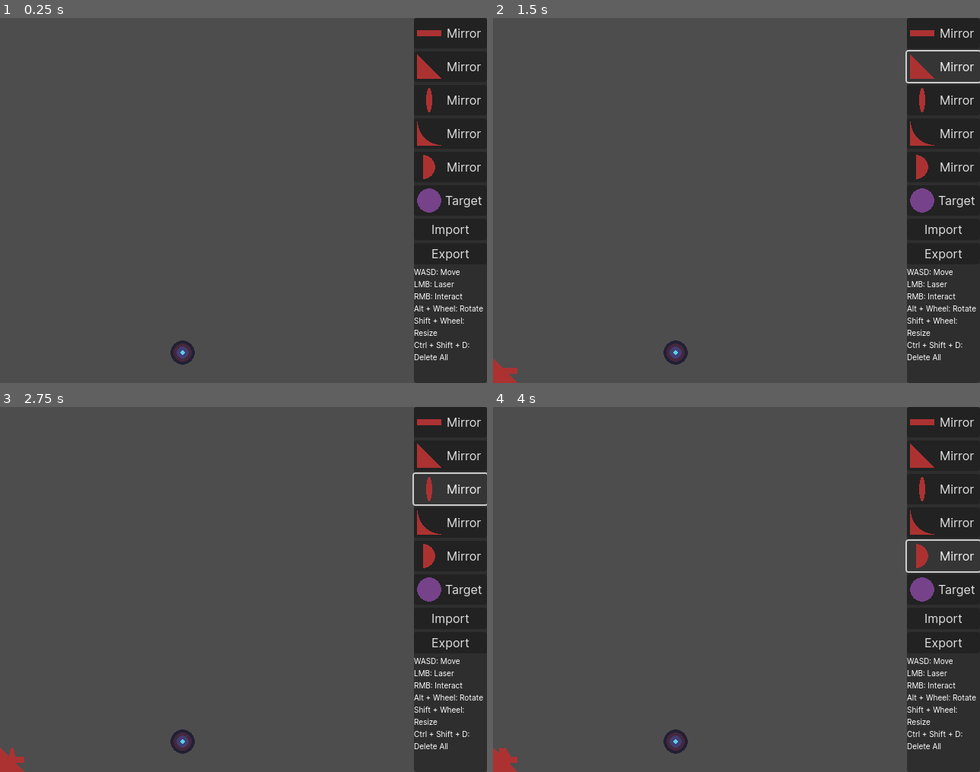
Above: before the commit, frames 1-4 (two rows, left to right).
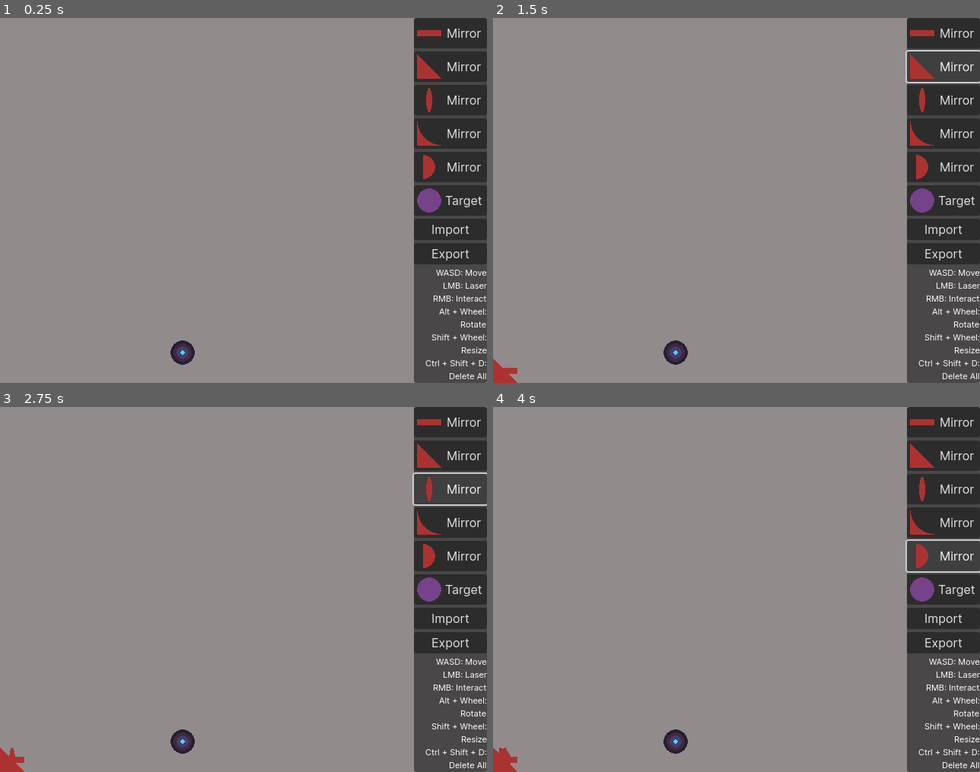
Above: after the commit, the same moments.

Repository: WildPX/mirrors_project
Game: Godot game, scene res://Objects/world.tscn
The game is run twice, just before and just after one commit, with the same random seed, the same clock (stepped at 60 frames per second) and the same inputs.
Inputs:
- Up to frame 1 (0.25 s): no input
- Up to frame 2 (1.5 s): click "Mirror" at 0.5 s; click "Mirror" at 1.25 s
- Up to frame 3 (2.75 s): click "Mirror" at 2 s
- Up to frame 4 (4 s): click "Mirror" at 2.75 s; click "Mirror" at 3.5 s

The runs differ from the first frame. In frame 1, 90% of the frame differs, in the area x 0-100%, y 0-100%; in frame 2, 90%; in frame 3, 90%; in frame 4, 90%.

Commit message:
added sounds

Diff:
--- a/Objects/laser.tscn
+++ b/Objects/laser.tscn
@@ -1,6 +1,7 @@
-[gd_scene load_steps=2 format=3 uid="uid://bxh0gw4k2eyim"]
+[gd_scene load_steps=3 format=3 uid="uid://bxh0gw4k2eyim"]
 
 [ext_resource type="Script" path="res://Scripts/Laser.gd" id="1_mg8wg"]
+[ext_resource type="AudioStream" uid="uid://do4rwhw7m7w40" path="res://SFX/laserLarge_001.ogg" id="2_6cdw8"]
 
 [node name="Laser" type="Node2D"]
 script = ExtResource("1_mg8wg")
@@ -11,3 +12,7 @@
 
 [node name="RayCast2D" type="RayCast2D" parent="."]
 collide_with_areas = true
+
+[node name="Shoot" type="AudioStreamPlayer2D" parent="."]
+stream = ExtResource("2_6cdw8")
+volume_db = -2.0
--- a/Objects/objects.tscn
+++ b/Objects/objects.tscn
@@ -9,6 +9,9 @@
 [ext_resource type="Texture2D" uid="uid://bj1kuf5wjh2vx" path="res://Art/mirror3.png" id="5_7f4ig"]
 [ext_resource type="Texture2D" uid="uid://b2hnepof4k12b" path="res://Art/target1.png" id="7_rsexx"]
 [ext_resource type="Script" path="res://Scripts/FileMessage.gd" id="9_2mevg"]
+[ext_resource type="AudioStream" uid="uid://c4ub5l3nvuk12" path="res://SFX/tick_002.ogg" id="10_p64u1"]
+[ext_resource type="Script" path="res://Scripts/Hover.gd" id="11_4i0g4"]
+[ext_resource type="AudioStream" uid="uid://cawewqu8apo48" path="res://SFX/toggle_001.ogg" id="12_eibyp"]
 
 [sub_resource type="Theme" id="Theme_5oflf"]
 default_font = ExtResource("1_7w5k4")
@@ -82,27 +85,29 @@
 text = "Export"
 
 [node name="Label" type="Label" parent="SpawnObjects/VBoxContainer"]
+custom_minimum_size = Vector2(96, 100)
 layout_mode = 2
-theme_override_font_sizes/font_size = 10
+theme_override_font_sizes/font_size = 11
 text = "WASD: Move
 LMB: Laser
 RMB: Interact
 Alt + Wheel: Rotate
 Shift + Wheel: Resize
 Ctrl + Shift + D: Delete All"
+horizontal_alignment = 2
 vertical_alignment = 1
 autowrap_mode = 3
 
 [node name="SaveFile" type="FileDialog" parent="."]
 title = "Save Configuration"
-position = Vector2i(50, 50)
-size = Vector2i(392, 300)
+position = Vector2i(20, 50)
+size = Vector2i(500, 300)
 filters = PackedStringArray("*.txt ; Configuration")
 
 [node name="OpenFile" type="FileDialog" parent="."]
 title = "Open a File"
-position = Vector2i(50, 50)
-size = Vector2i(392, 300)
+position = Vector2i(20, 50)
+size = Vector2i(500, 300)
 ok_button_text = "Open"
 file_mode = 0
 access = 2
@@ -123,14 +128,37 @@
 autowrap_mode = 3
 script = ExtResource("9_2mevg")
 
+[node name="Hover" type="AudioStreamPlayer2D" parent="."]
+stream = ExtResource("10_p64u1")
+volume_db = -2.0
+script = ExtResource("11_4i0g4")
+
+[node name="Click" type="AudioStreamPlayer2D" parent="."]
+stream = ExtResource("12_eibyp")
+volume_db = -2.0
+
 [connection signal="button_down" from="SpawnObjects/VBoxContainer/MirrorHor" to="." method="_on_mirror_hor_button_down"]
+[connection signal="mouse_entered" from="SpawnObjects/VBoxContainer/MirrorHor" to="Hover" method="_on_hover"]
+[connection signal="mouse_exited" from="SpawnObjects/VBoxContainer/MirrorHor" to="." method="_enable_shooting_on_mouse_exit"]
 [connection signal="button_down" from="SpawnObjects/VBoxContainer/MirrorLB" to="." method="_on_mirror_lb_button_down"]
+[connection signal="mouse_entered" from="SpawnObjects/VBoxContainer/MirrorLB" to="Hover" method="_on_hover"]
+[connection signal="mouse_exited" from="SpawnObjects/VBoxContainer/MirrorLB" to="." method="_enable_shooting_on_mouse_exit"]
 [connection signal="button_down" from="SpawnObjects/VBoxContainer/Mirror1" to="." method="_on_mirror_1_button_down"]
+[connection signal="mouse_entered" from="SpawnObjects/VBoxContainer/Mirror1" to="Hover" method="_on_hover"]
+[connection signal="mouse_exited" from="SpawnObjects/VBoxContainer/Mirror1" to="." method="_enable_shooting_on_mouse_exit"]
 [connection signal="button_down" from="SpawnObjects/VBoxContainer/Mirror2" to="." method="_on_mirror_2_button_down"]
+[connection signal="mouse_entered" from="SpawnObjects/VBoxContainer/Mirror2" to="Hover" method="_on_hover"]
+[connection signal="mouse_exited" from="SpawnObjects/VBoxContainer/Mirror2" to="." method="_enable_shooting_on_mouse_exit"]
 [connection signal="button_down" from="SpawnObjects/VBoxContainer/Mirror3" to="." method="_on_mirror_3_button_down"]
+[connection signal="mouse_entered" from="SpawnObjects/VBoxContainer/Mirror3" to="Hover" method="_on_hover"]
+[connection signal="mouse_exited" from="SpawnObjects/VBoxContainer/Mirror3" to="." method="_enable_shooting_on_mouse_exit"]
 [connection signal="button_down" from="SpawnObjects/VBoxContainer/Target" to="." method="_on_target_button_down"]
+[connection signal="mouse_entered" from="SpawnObjects/VBoxContainer/Target" to="Hover" method="_on_hover"]
+[connection signal="mouse_exited" from="SpawnObjects/VBoxContainer/Target" to="." method="_enable_shooting_on_mouse_exit"]
 [connection signal="button_down" from="SpawnObjects/VBoxContainer/Import" to="." method="_on_import_button_down"]
+[connection signal="mouse_entered" from="SpawnObjects/VBoxContainer/Import" to="Hover" method="_on_hover"]
 [connection signal="button_down" from="SpawnObjects/VBoxContainer/Export" to="." method="_on_export_button_down"]
+[connection signal="mouse_entered" from="SpawnObjects/VBoxContainer/Export" to="Hover" method="_on_hover"]
 [connection signal="canceled" from="SaveFile" to="." method="_on_save_file_canceled"]
 [connection signal="confirmed" from="SaveFile" to="." method="_on_save_file_confirmed"]
 [connection signal="file_selected" from="SaveFile" to="." method="_on_save_file_file_selected"]
--- /dev/null
+++ b/Scripts/Hover.gd
@@ -0,0 +1,5 @@
+extends AudioStreamPlayer2D
+
+func _on_hover():
+	Global.can_shoot_laser = false
+	self.play()
--- a/Scripts/Laser.gd
+++ b/Scripts/Laser.gd
@@ -3,12 +3,15 @@
 
 @onready var raycast = $RayCast2D
 @onready var line = $Line2D
+@onready var sfx = $Shoot
 
 @export var raycast_length := 2000
 const MAX_BOUNCES := 5
 
 func _process(delta):
 	line.clear_points()
+	if Input.is_action_just_pressed('shoot_laser') and Global.can_shoot_laser:
+		sfx.play()
 	if Input.is_action_pressed("shoot_laser") and Global.can_shoot_laser:
 		line.add_point(Vector2.ZERO)
 
--- a/Scripts/Objects.gd
+++ b/Scripts/Objects.gd
@@ -6,6 +6,7 @@
 @onready var open_file := $OpenFile
 @onready var save_file := $SaveFile
 @onready var message := $FileMessage
+@onready var click := $Click
 
 var objects: Array[PackedScene]
 
@@ -82,35 +83,43 @@
 
 
 func _on_mirror_hor_button_down():
+	click.play()
 	_instantiate_object(0)
 
 
 func _on_mirror_lb_button_down():
+	click.play()
 	_instantiate_object(1)
 
 
 func _on_mirror_1_button_down():
+	click.play()
 	_instantiate_object(2)
 
 
 func _on_mirror_2_button_down():
+	click.play()
 	_instantiate_object(3)
 
 
 func _on_mirror_3_button_down():
+	click.play()
 	_instantiate_object(4)
 
 
 func _on_target_button_down():
+	click.play()
 	_instantiate_object(5)
 
 
 func _on_import_button_down():
+	click.play()
 	Global.can_shoot_laser = false
 	open_file.popup()
 
 
 func _on_export_button_down():
+	click.play()
 	Global.can_shoot_laser = false
 	save_file.popup()
 
@@ -127,10 +136,12 @@
 
 
 func _on_open_file_canceled():
+	click.play()
 	Global.can_shoot_laser = true
 
 
 func _on_open_file_confirmed():
+	click.play()
 	Global.can_shoot_laser = true
 
 
@@ -148,8 +159,14 @@
 
 
 func _on_save_file_canceled():
+	click.play()
 	Global.can_shoot_laser = true
 
 
 func _on_save_file_confirmed():
+	click.play()
 	Global.can_shoot_laser = true
+
+
+func _enable_shooting_on_mouse_exit():
+	Global.can_shoot_laser = true
--- a/project.godot
+++ b/project.godot
@@ -97,3 +97,4 @@
 
 textures/canvas_textures/default_texture_filter=0
 renderer/rendering_method="mobile"
+environment/defaults/default_clear_color=Color(0.568627, 0.545098, 0.54902, 1)
Not shown: 1 places in Objects/objects.tscn that only renumber resources
Not shown, added: SFX/laserLarge_001.ogg.import
Not shown, added: SFX/tick_002.ogg.import
Not shown, added: SFX/toggle_001.ogg.import
Not shown, added: SFX/laserLarge_001.ogg
Not shown, added: SFX/tick_002.ogg
Not shown, added: SFX/toggle_001.ogg
